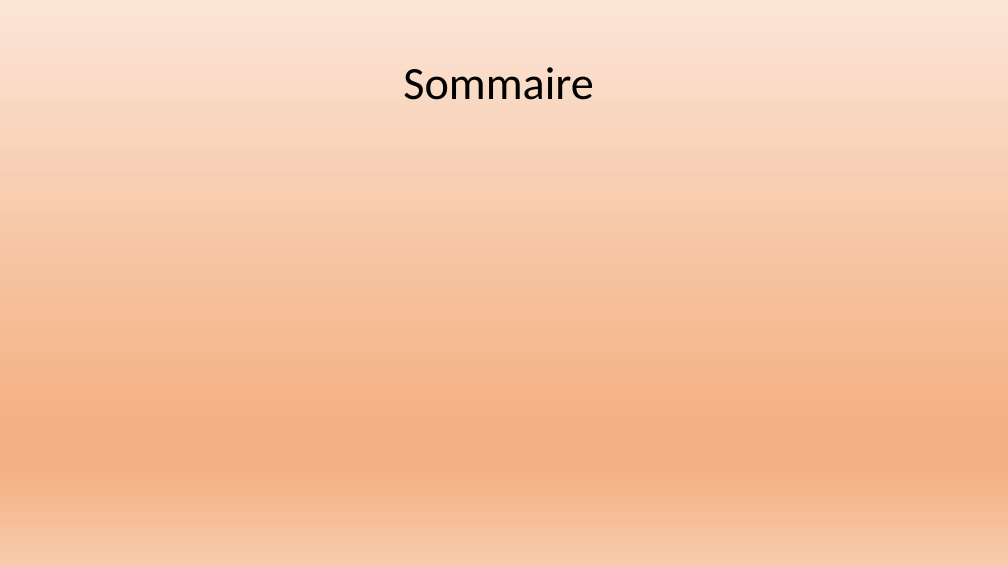
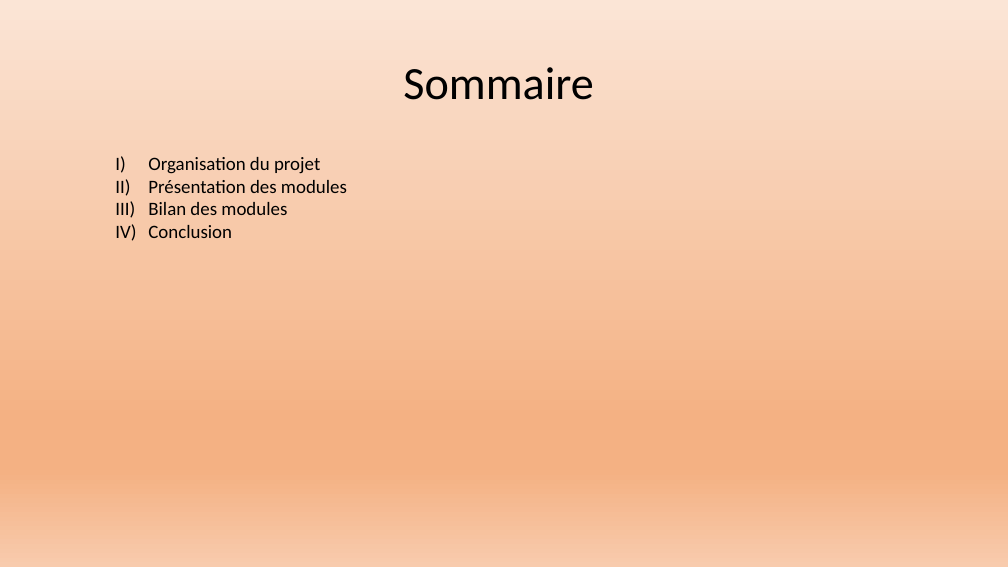
Before and after one commit to Exia-Jellyfish/UE-1-Projet-Grp7, a slide deck: slide 3 of PROJET 1 UE 1 diapositive.pptx. Drawn at 1008x567 pixels with LibreOffice and Linux fonts; fonts in the diff are those of the drawing. Boxes give left, top, right and bottom in pixels: in the first picture for what was removed or moved away, otherwise in the second. Text is boxed around its words. In the diff, an @@ line names an element or a change of style, - is before the commit and + after.

```diff
--- a/PROJET 1 UE 1 diapositive.pptx
+++ b/PROJET 1 UE 1 diapositive.pptx
@@ text added at <box>148,157,347,238</box>, 18 pt, text #000000 @@
+1. Organisation du projet
+2. Présentation des modules
+3. Bilan des modules
+4. Conclusion
```
Also in this commit, not shown: 1 slide added, 1 slide removed.
